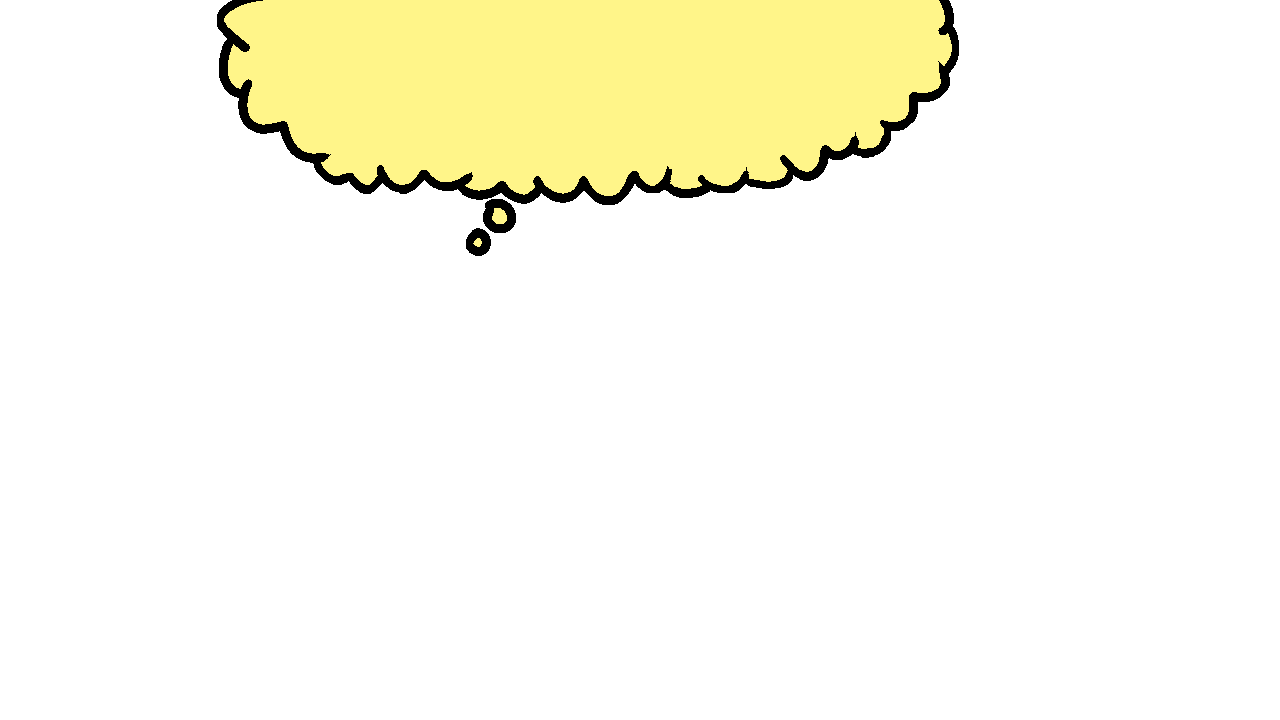
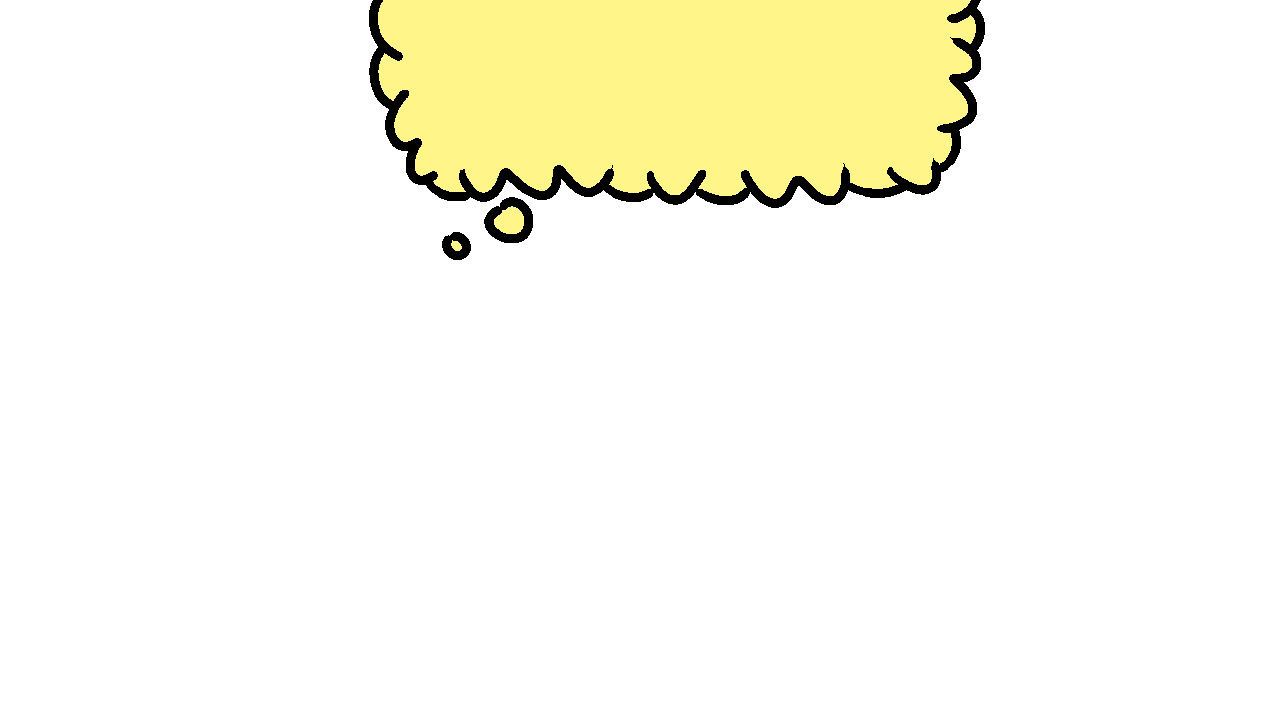
Layers edited between the first and the second w=1280, h=720 image:
added layer "Layer #2" above "Layer #1" over left=369, top=0, right=985, bottom=260
hid "Layer #1", painted on it over left=217, top=0, right=964, bottom=256
